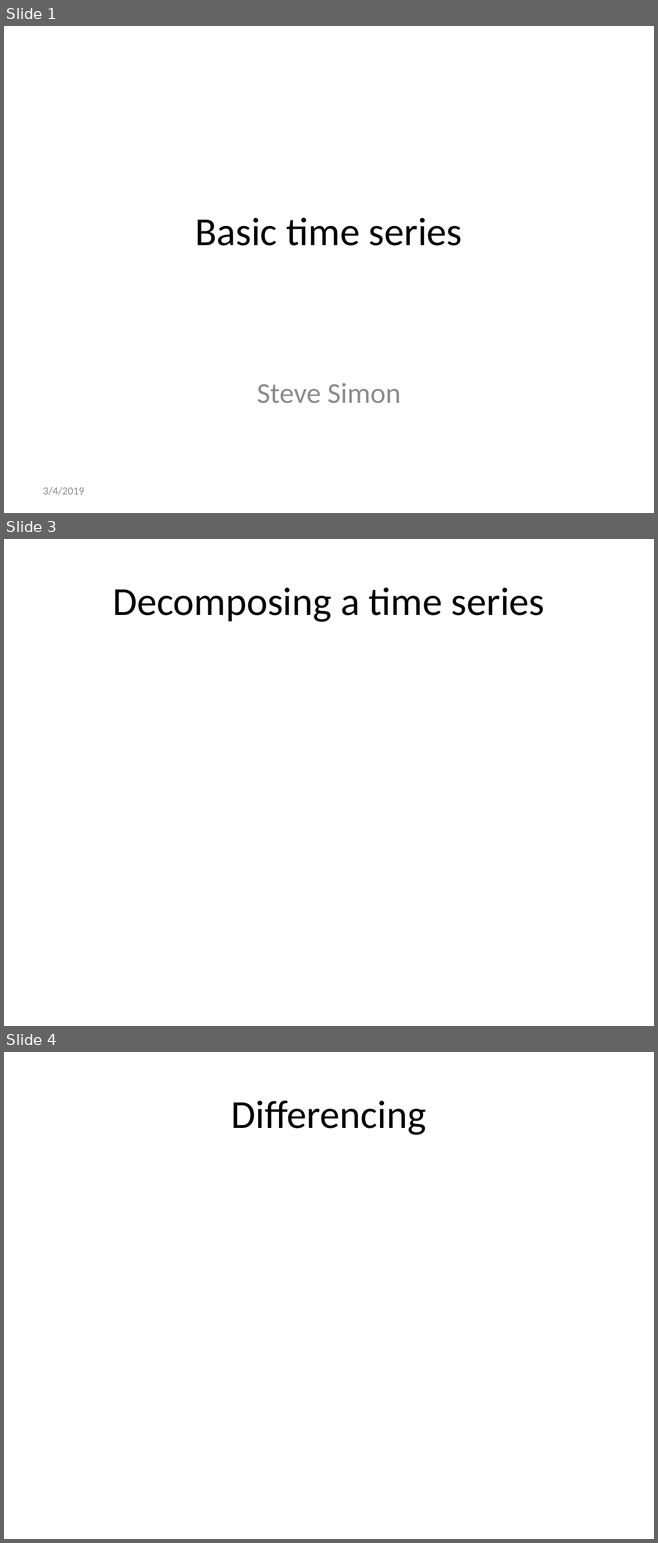
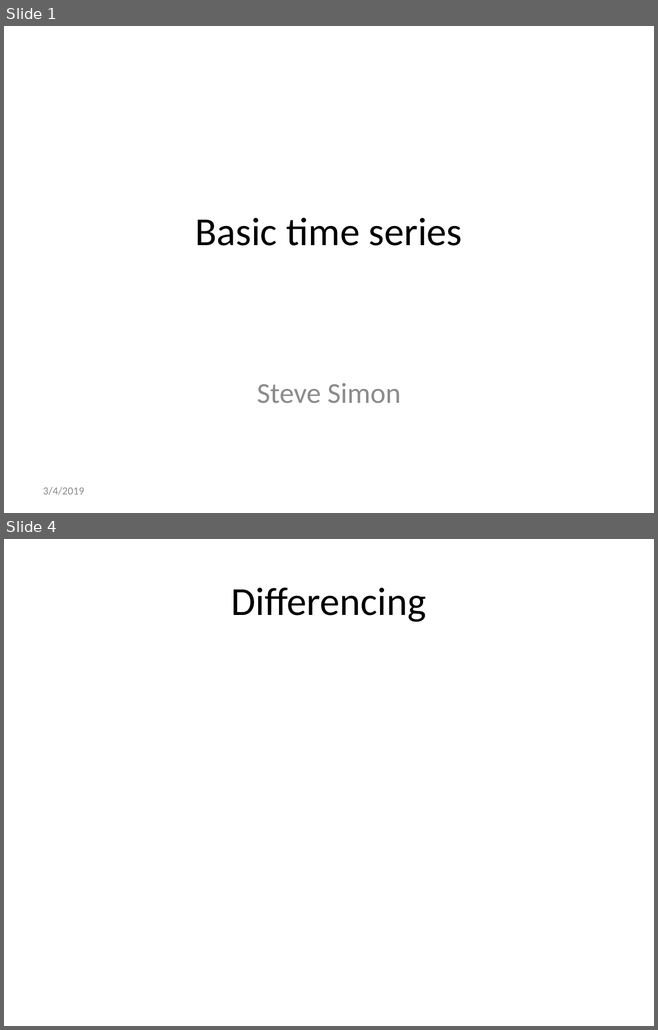
Before and after one commit to pmean/basic-time-series, a slide deck: src/basics.pptx. Shown one above the other, each under a label of ours: slides 1, 3 and 4 before the commit, slides 1 and 4 after it; the slides between them are not shown. The pictures are 658x1543 and 658x1030 pixels, drawn with LibreOffice and Linux fonts; fonts in the diff are those of the drawing. Boxes give left, top, right and bottom in pixels: in the first picture for what was removed or moved away, otherwise in the second. Text is boxed around its words. In the diff, an @@ line names an element or a change of style, - is before the commit and + after.

```diff
--- a/src/basics.pptx
+++ b/src/basics.pptx
@@ slide 3 removed at (4,539,654,1026), background #FFFFFF @@
@@ title removed at (112,587,545,622) @@
-Decomposing a time series
```
Also in this commit, not shown: 7 slides changed, 2 slides added, 1 other slide removed, 1 other file.
